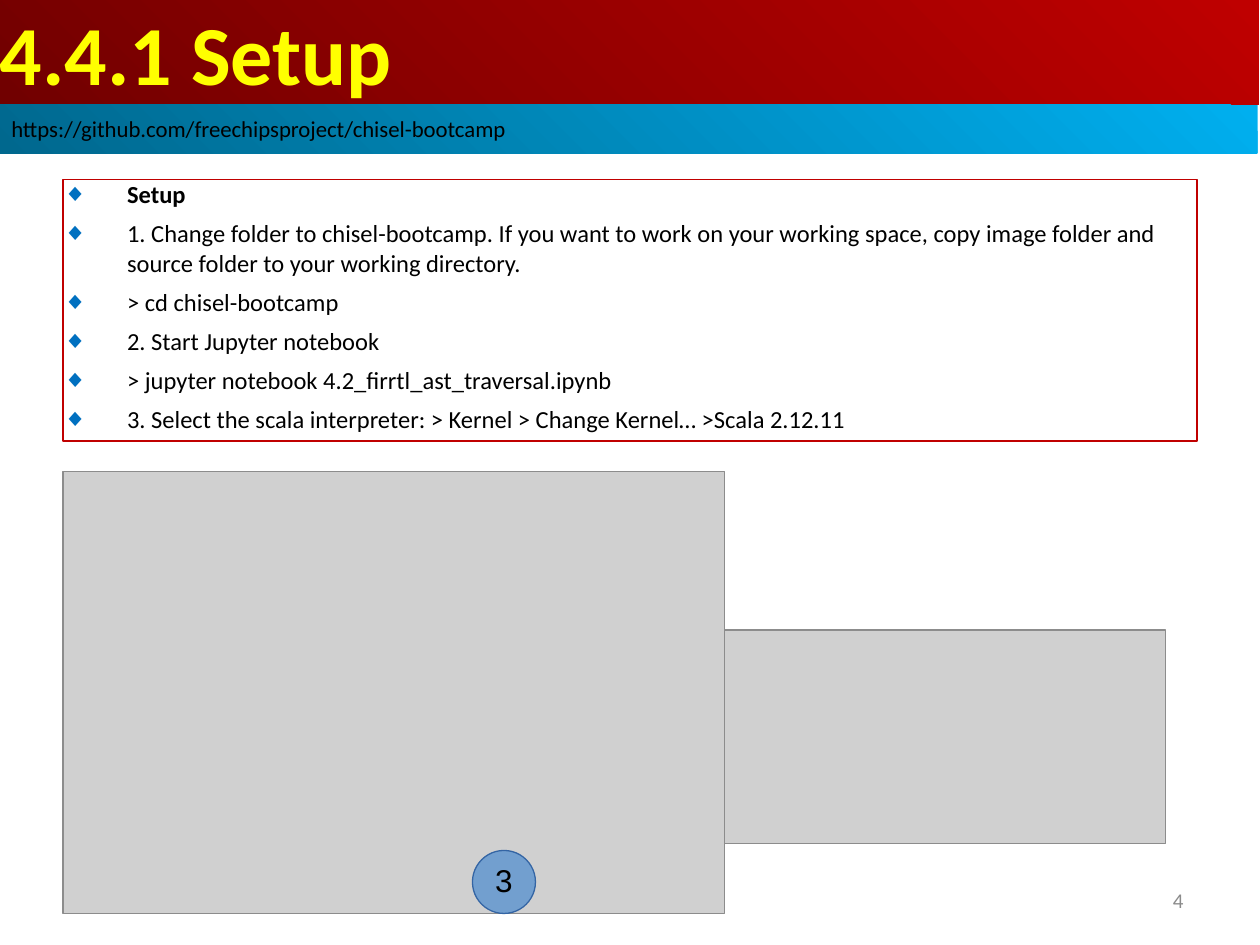
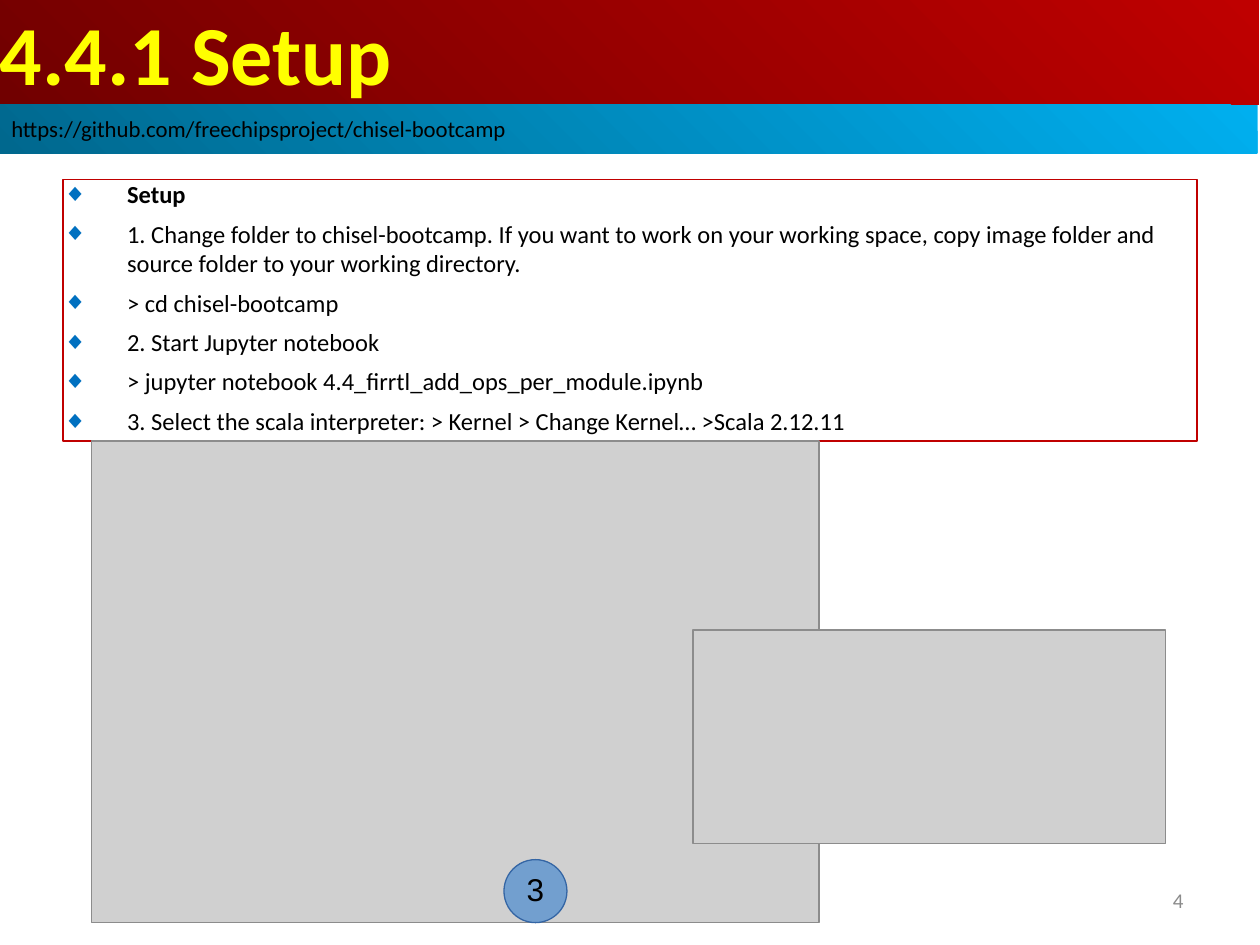
Before and after one commit to peterhchen/AIU_CS800_Chisel, a slide deck: slide 4 of 300_UCB_BC/004.4_Add_Op/000_Video/004.4_Add_Op.ppt. Drawn at 1260x945 pixels with LibreOffice and Linux fonts; fonts in the diff are those of the drawing; grey boxes stand for pictures. Boxes give left, top, right and bottom in pixels: in the first picture for what was removed or moved away, otherwise in the second. Text is boxed around its words. In the diff, an @@ line names an element or a change of style, - is before the commit and + after.

```diff
--- a/300_UCB_BC/004.4_Add_Op/000_Video/004.4_Add_Op.ppt
+++ b/300_UCB_BC/004.4_Add_Op/000_Video/004.4_Add_Op.ppt
@@ text in rectangle at (145,373,703,395): text changed @@
-◆ > jupyter notebook 4.2_firrtl_ast_traversal.ipynb
+◆ > jupyter notebook 4.4_firrtl_add_ops_per_module.ipynb
@@ picture: place and size @@
-picture at (63,471,724,914)
+picture at (92,441,819,922)
@@ ellipse "3": place and size @@
-ellipse "3" at (472,850,536,914)
+ellipse "3" at (504,859,567,922)
```
Also in this commit, not shown: 1 slide added.
